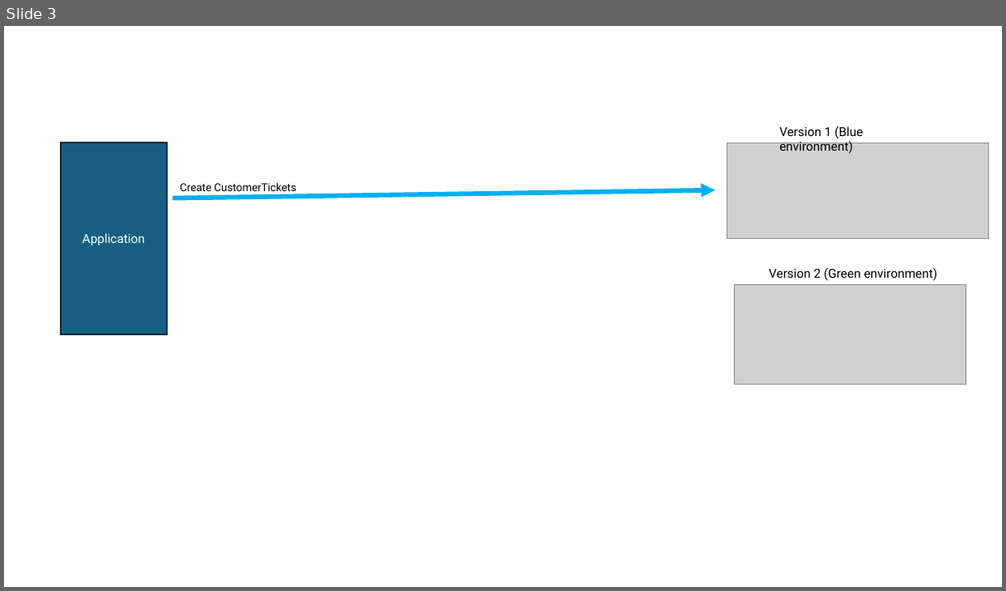
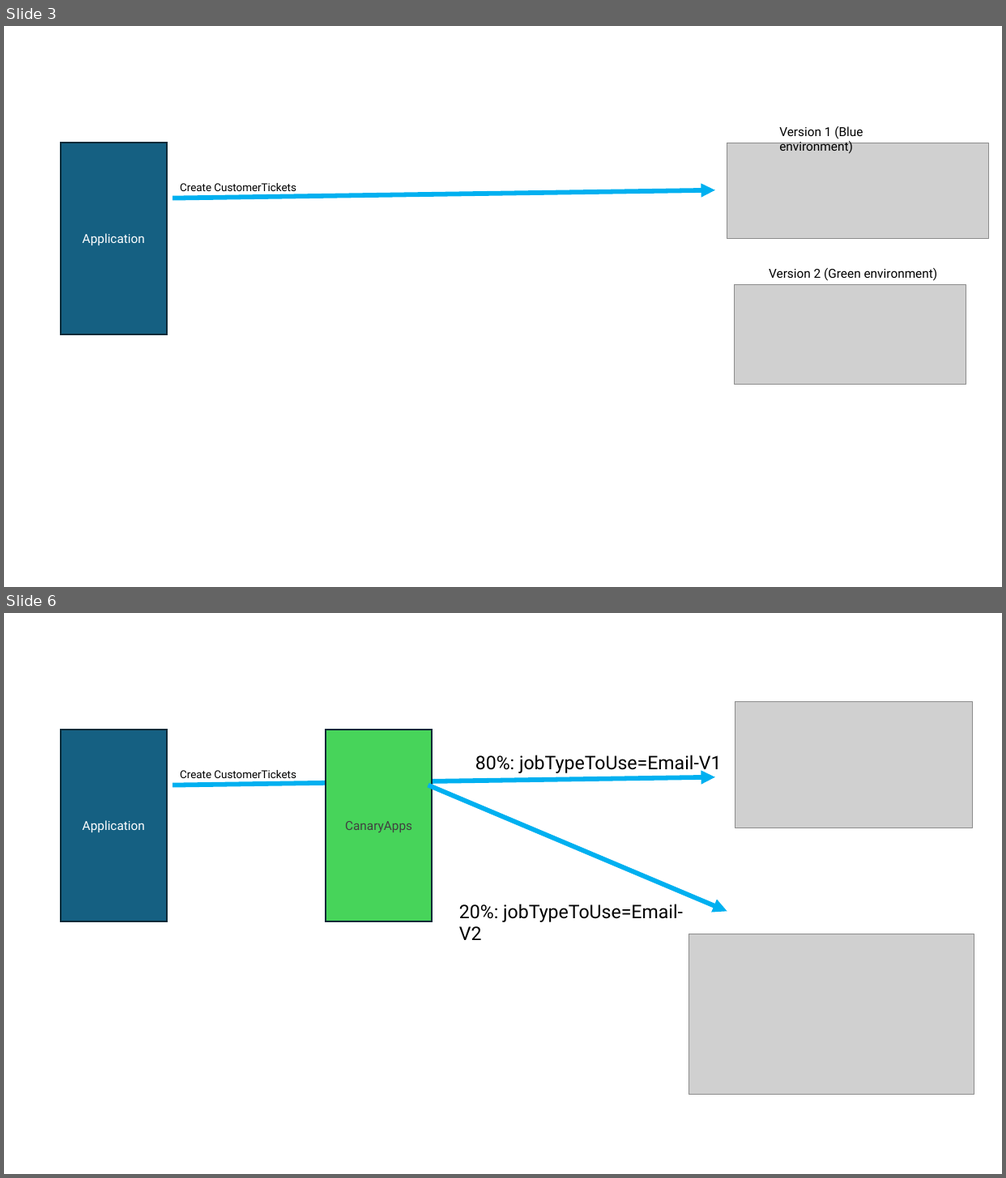
Before and after one commit to camunda-community-hub/camunda-8-canary-deployment, a slide deck: doc/CanaryProcess/Drawings.pptx. Shown one above the other, each under a label of ours: slide 3 before the commit, slides 3 and 6 after it; the slides between them are not shown. The pictures are 1006x591 and 1006x1178 pixels, drawn with LibreOffice and Linux fonts; fonts in the diff are those of the drawing; grey boxes stand for pictures. Boxes give left, top, right and bottom in pixels: in the first picture for what was removed or moved away, otherwise in the second. Text is boxed around its words. In the diff, an @@ line names an element or a change of style, - is before the commit and + after.

```diff
--- a/doc/CanaryProcess/Drawings.pptx
+++ b/doc/CanaryProcess/Drawings.pptx
@@ slide 6 added at [4, 613, 1002, 1174], background #FFFFFF @@
@@ picture added at [735, 702, 974, 828] @@
@@ rectangle added at [61, 730, 167, 922], fill #156082, outline #092A39 1.5 pt, 12 pt, text #FFFFFF @@
+Application
@@ rectangle added at [326, 730, 432, 922], fill #47D45A, outline #092A39 1.5 pt, 12 pt, text #404040 @@
+CanaryApps
@@ text added at [475, 755, 722, 773], 18 pt, text #000000 @@
+80%: jobTypeToUse=Email-V1
@@ arrow added from (172, 786) to (715, 777), #00B0F0 4.5 pt @@
@@ text added at [180, 770, 296, 782], 10.5 pt, text #000000 @@
+Create CustomerTickets
@@ arrow added from (428, 786) to (727, 912), #00B0F0 4.5 pt @@
@@ text added at [459, 904, 683, 940], 18 pt, text #000000 @@
+20%: jobTypeToUse=Email-V2
@@ picture added at [689, 934, 974, 1095] @@
```
Also in this commit, not shown: 2 other slides added, 1 slide removed.
